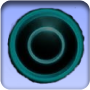
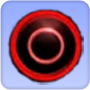
Before/after of a 90 × 90 layered artwork. What changed in the layer stack:
renamed "Layer 3" to "Layer 1", painted on it over [5, 5, 85, 85]
